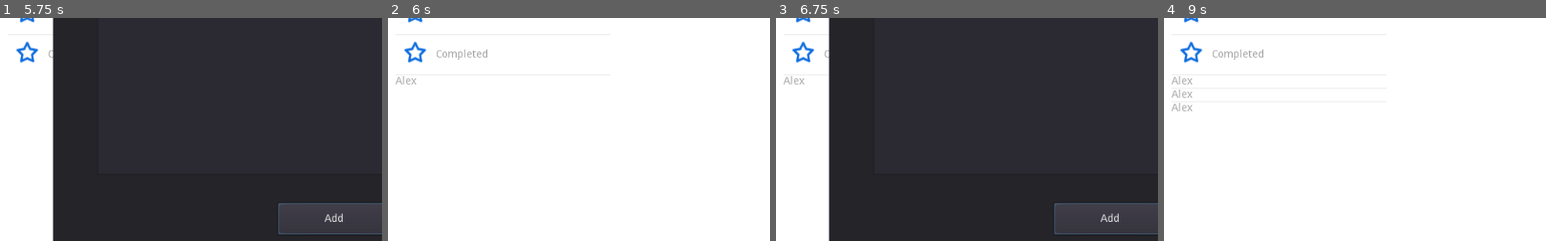
Above: before the commit, frames 1-4 (left to right).
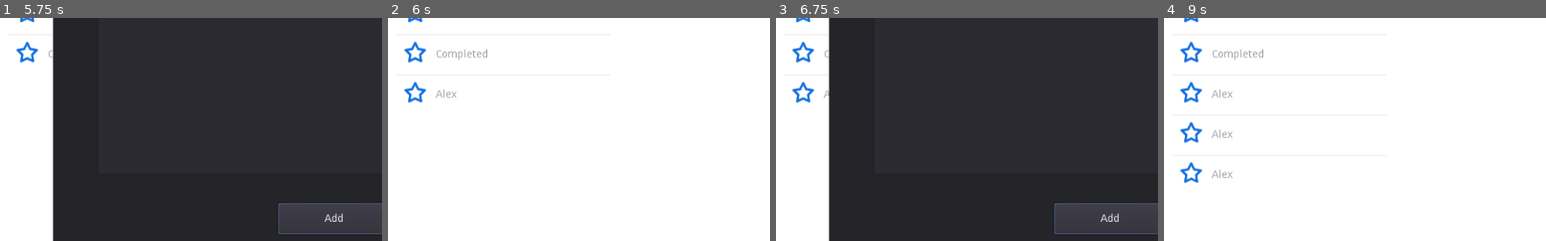
Above: after the commit, the same moments.

Repository: ohmygod481999/to-do-app-gotdot
Game: Godot game, scene res://Control.tscn
Same seed, same stepped clock (60 frames per second), same inputs: the game is played once before the commit and once after it.
Inputs (mouse positions are % of the whole screen's width and height, from its top left):
- Up to frame 1 (5.75 s): click "Modify" at 0.5 s; click "Add" at 1.25 s; click (49, 44) at 2.02 s; type "Alex" at 2.1 s; click "Modify" at 2.75 s; click "Add" at 3.5 s; click "Modify" at 4.25 s; click "Add" at 5 s
- Up to frame 2 (6 s): tap Enter at 5.75 s
- Up to frame 3 (6.75 s): tap Space at 6.5 s
- Up to frame 4 (9 s): tap Enter at 7.25, 8.75 s; tap Space at 8 s
The pictures show only the part of the screen within x 5-55%, y 32-82%; the shares and areas given below are measured in that part.

Frame 1 is identical in both runs. In frame 2, 0.4% of the frame differs, in the area x 2-18%, y 26-39%; in frame 3, 0.4%; in frame 4, 1.3%, in the area x 2-18%, y 26-75%.
Error in both runs: Invalid get index '14' (on base: 'Dictionary'). (res://DateTime.gd:20)

Commit message:
Update Control.gd

Diff:
--- a/Control.gd
+++ b/Control.gd
@@ -98,7 +98,15 @@
 	$Popup.popup()
 
 func _on_Button_2_pressed():
-	$Panel/LeftPanel/Body/ListCollection.add_item($Popup/Panel/TextEdit.text)
+	var jobName = $Popup/Panel/TextEdit.text
+	$Panel/LeftPanel/Body/ListCollection.add_item(jobName)
+	var sz = data.size()
+	data.append({
+		"id" : sz,
+		"name" : jobName,
+		"data" : []
+		})
+	init_collections()
 	$Popup.hide()
 
 
